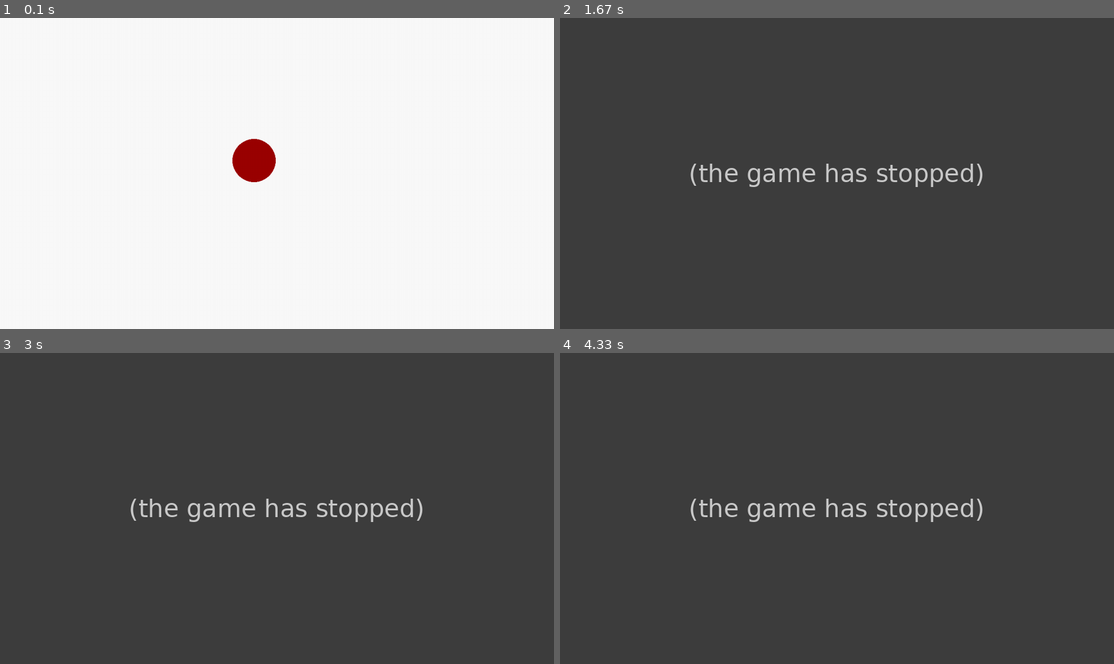
Above: before the commit, frames 1-4 (two rows, left to right).
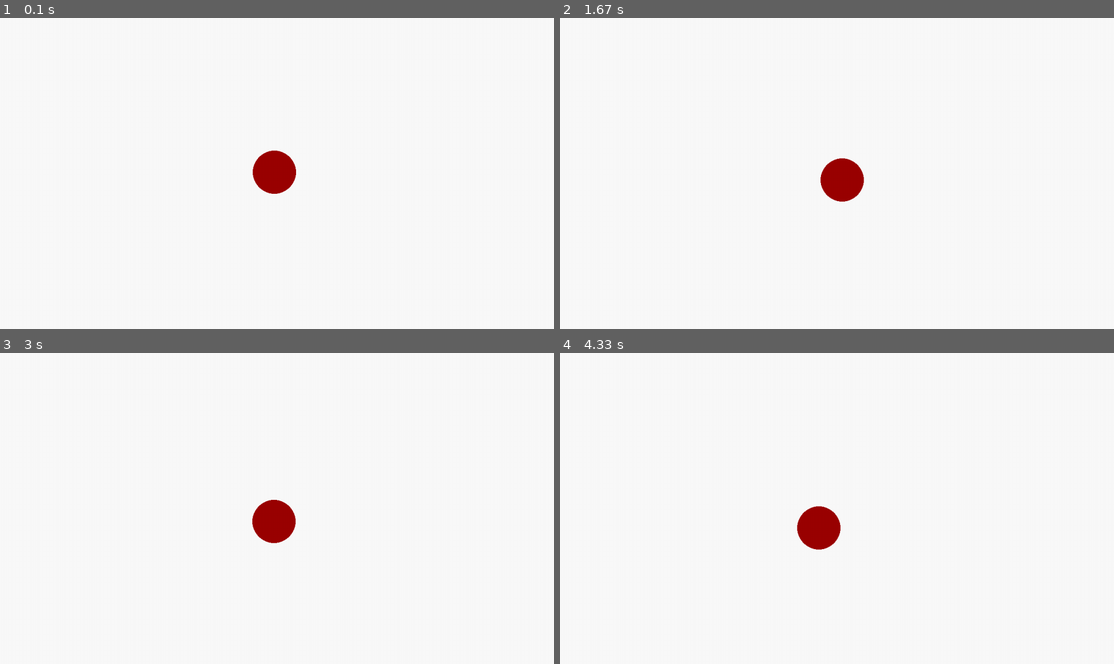
Above: after the commit, the same moments.

Repository: WarriorThirteen/compsci-project
Game: pygame game, started from resources/game.py
Two runs of this game, one before a commit and one after it. Both use one fixed random seed, a clock stepped at 60 frames per second and the inputs below.
Inputs (mouse positions are in pixels of both pictures, inside the frame that each line leads up to):
- Up to frame 1 (0.1 s): no input
- Up to frame 2 (1.67 s): click (837, 173) at 0.38 s; click (892, 241) at 0.72 s; click (1041, 282) at 1.05 s; click (704, 111) at 1.38 s
- Up to frame 3 (3 s): click (277, 545) at 1.72 s; click (199, 443) at 2.05 s; click (470, 589) at 2.38 s; click (94, 539) at 2.72 s
- Up to frame 4 (4.33 s): click (676, 449) at 3.05 s; click (704, 561) at 3.38 s; click (1036, 580) at 3.72 s; click (670, 623) at 4.05 s

The runs differ from the first frame. In frame 1, 1.2% of the frame differs, in the area x 41-54%, y 38-57%; in frame 2, 100%, in the area x 0-100%, y 0-100%; in frame 3, 100%; in frame 4, 100%.
Error before the commit: TypeError: 'tuple' object does not support item assignment (game.py line 50); the game stopped at 0.62 s (later frames are placeholders)

Commit message:
fixed flickering

Diff:
--- a/resources/game.py
+++ b/resources/game.py
@@ -9,7 +9,7 @@
         self.mass = starting_mass
         self.display_surface = display
 
-        self.speed = 10 # for testing - will be a function later
+        self.speed = 1 # for testing - will be a function later
 
 
     def display(self):
@@ -30,26 +30,34 @@
     def update_direction(self):
         # current issue is speed decreases with distance from mouse
         self.mouse_pos = pygame.mouse.get_pos()
+
+
         rel_x = self.mouse_pos[0] - self.pos[0]
         rel_y = self.mouse_pos[1] - self.pos[1]
-
 
         angle = math.atan2(rel_y, rel_x)
 
         self.d_x = self.speed * math.cos(angle)
         self.d_y = self.speed * math.sin(angle)
 
-        print(math.sqrt(rel_x ** 2 + rel_y ** 2))
+
+        # print(math.sqrt(rel_x ** 2 + rel_y ** 2))
 
 
     def move(self):
         self.update_direction()
-        self.pos = (self.pos[0] + self.d_x, self.pos[1] + self.d_y)
 
-        if abs(self.pos[0] - self.mouse_pos[0]) < abs(self.d_x):
+
+        self.pos = [self.pos[0] + self.d_x, self.pos[1] + self.d_y]
+
+
+
+        # Prevent wiggling about the cursor caused my over movement
+        if abs(self.pos[0] - self.mouse_pos[0]) <= abs(self.d_x):
             self.pos[0] = self.mouse_pos[0]
 
-        if abs(self.pos[1] - self.mouse_pos[1]) < abs(self.d_y):
+
+        if abs(self.pos[1] - self.mouse_pos[1]) <= abs(self.d_y):
             self.pos[1] = self.mouse_pos[1]
 
 
